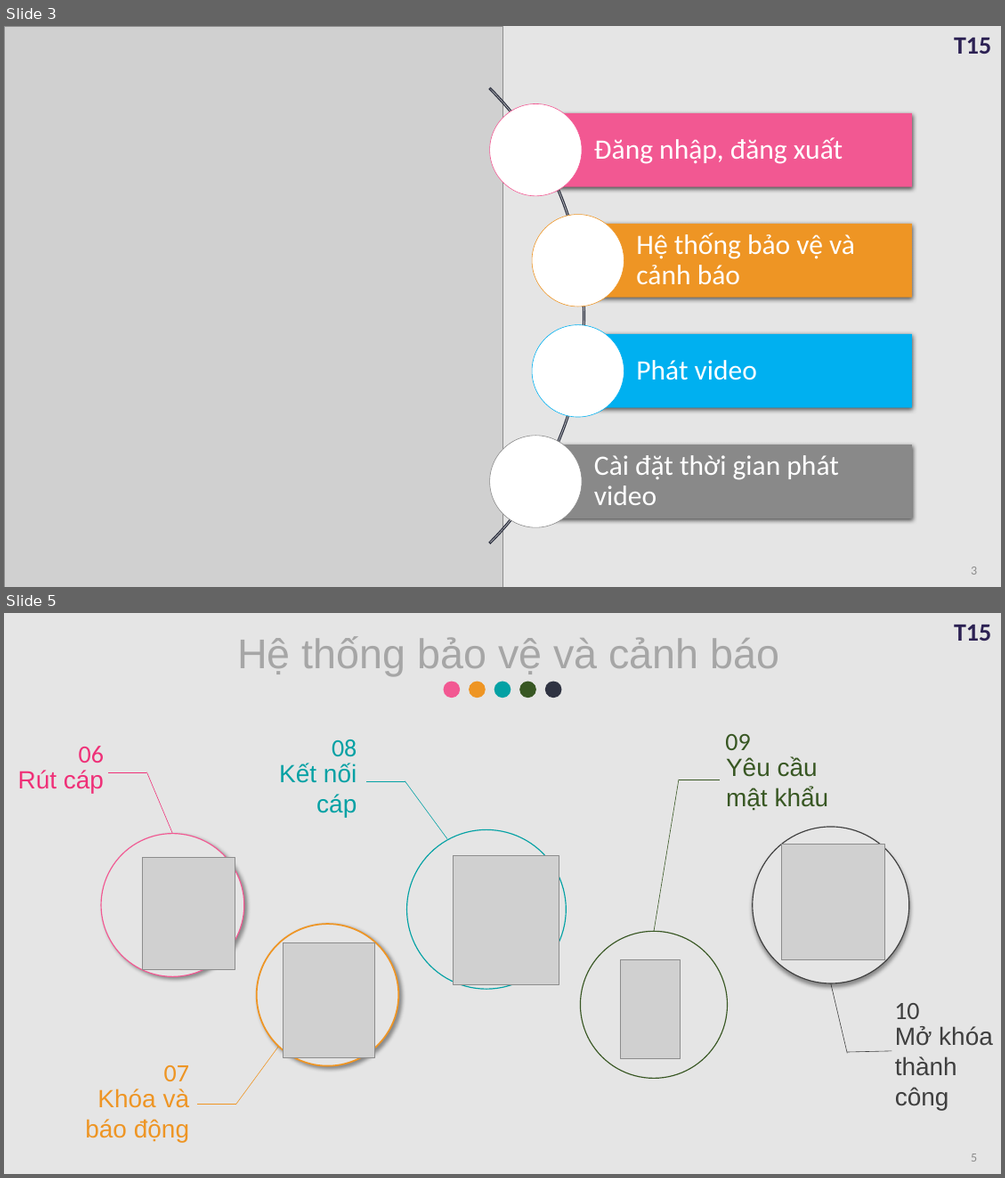
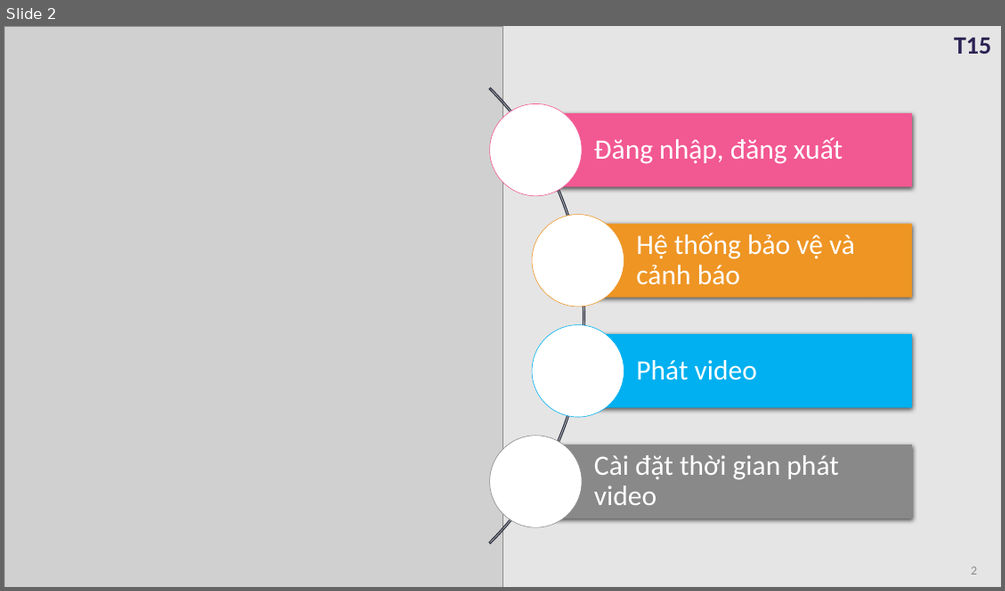
Before and after one commit to daihieptn97/share, a slide deck: Đồ án/BaoCao.pptx. Shown one above the other, each under a label of ours: slides 3 and 5 before the commit, slide 2 after it; the slides between them are not shown. The pictures are 1005x1178 and 1005x591 pixels, drawn with LibreOffice and Linux fonts; fonts in the diff are those of the drawing; grey boxes stand for pictures. Boxes give left, top, right and bottom in pixels: in the first picture for what was removed or moved away, otherwise in the second. Text is boxed around its words. In the diff, an @@ line names an element or a change of style, - is before the commit and + after.

```diff
--- a/Đồ án/BaoCao.pptx
+++ b/Đồ án/BaoCao.pptx
@@ slide 5 removed at box(4, 613, 1001, 1174), background #E5E5E5; not listed: 1 template element that a slide beside it also shows @@
@@ text removed at box(237, 636, 780, 677) @@
-  Hệ thống bảo vệ và cảnh báo
@@ group removed at box(444, 682, 561, 698): 5 ellipses @@
@@ text removed at box(79, 746, 104, 763) @@
-06
@@ text removed at box(332, 739, 356, 756) @@
-08
@@ text removed at box(725, 734, 750, 750) @@
-09
@@ text removed at box(18, 770, 104, 793) @@
-Rút cáp
@@ line removed from (146, 772) to (108, 772) @@
@@ line removed from (172, 834) to (146, 772) @@
@@ text removed at box(279, 763, 356, 817) @@
-Kết nối cáp
@@ text removed at box(726, 757, 829, 811) @@
-Yêu cầu mật khẩu
@@ line removed from (404, 781) to (367, 781) @@
@@ line removed from (447, 839) to (404, 781) @@
@@ line removed from (654, 931) to (679, 779) @@
@@ line removed from (679, 779) to (720, 779) @@
@@ ellipse removed at box(101, 834, 244, 976) @@
@@ ellipse removed at box(407, 830, 566, 989) @@
@@ ellipse removed at box(752, 827, 909, 984) @@
@@ picture removed at box(781, 844, 885, 960) @@
@@ picture removed at box(142, 858, 235, 970) @@
@@ picture removed at box(453, 855, 558, 985) @@
@@ ellipse removed at box(257, 925, 399, 1066) @@
@@ ellipse removed at box(581, 931, 728, 1078) @@
@@ picture removed at box(283, 942, 375, 1057) @@
@@ picture removed at box(621, 960, 680, 1059) @@
@@ line removed from (831, 983) to (848, 1053) @@
@@ text removed at box(894, 1003, 919, 1019) @@
-10
@@ text removed at box(895, 1026, 993, 1110) @@
-Mở khóa thành công
@@ text removed at box(164, 1065, 189, 1081) @@
-07
@@ line removed from (278, 1046) to (235, 1104) @@
@@ line removed from (848, 1052) to (891, 1051) @@
@@ text removed at box(85, 1088, 190, 1142) @@
-Khóa và báo động
@@ line removed from (235, 1104) to (198, 1104) @@
@@ page number removed at box(971, 1153, 977, 1161) @@
-5
@@ what was slide 3 is now slide 2 @@
```
Also in this commit, not shown: 2 slides added, 2 other slides removed, 1 other file.
